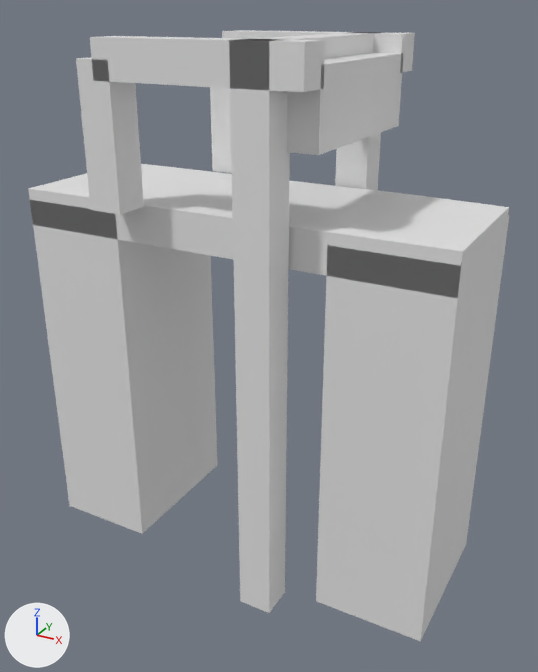
An edit to the glTF model models/groot-ammers/groot-ammers-brug-ca9ec0cb/groot-ammers-brug-ca9ec0cb.glb, drawn before and after from the same camera.
Before and after are seen from a 50 mm lens placed at (9.42, -16.56, 4.79), pointed at (0.36, -0.09, -3.45). The axes (+X, +Y, +Z) are drawn at lower left. The lights are the same throughout. The picture after the commit comes second.

In view in the first picture: 'building:balans', 'building:balans 2', 'building:contragewicht', 'building:hamei', 'building:hamei 2', 'building:hangstang', 'building:hangstang 2', 'building:portaal', 'road:dek', 'road:landhoofd (aangenomen)', 'road:landhoofd (aangenomen) 2', 'road:rijbaan lokale weg'.
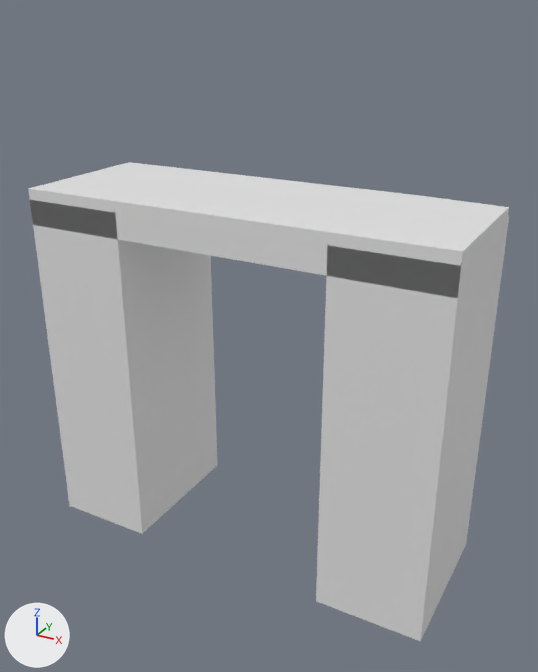
Where the change shows, as pixel boxes (x1, y1, x2, y2) in the pictures (538 x 672 px):
```json
{"object": "building:hamei 2", "change": "deleted", "before": [229, 39, 291, 613]}
{"object": "building:balans 2", "change": "deleted", "before": [90, 36, 325, 92]}
{"object": "building:contragewicht", "change": "deleted", "before": [287, 53, 403, 155]}
{"object": "building:hangstang 2", "change": "deleted", "before": [76, 57, 144, 215]}
{"object": "building:hamei", "change": "deleted", "before": [335, 32, 383, 191]}
{"object": "building:balans", "change": "deleted", "before": [222, 30, 415, 73]}
{"object": "building:hangstang", "change": "deleted", "before": [210, 87, 232, 173]}
{"object": "building:portaal", "change": "deleted", "before": [248, 33, 374, 59]}
```

The change, as JSON lines over the scene's bpy script:
```json
{"op": "remove", "block": "ob_building_hamei", "code": ["ob_building_hamei = bpy.data.objects.new('building:hamei', me_hamei)", "ob_building_hamei.location = (0.0, 0.0, 0.0)"]}
{"op": "remove", "block": "ob_building_hamei_2", "code": ["ob_building_hamei_2 = bpy.data.objects.new('building:hamei 2', me_hamei_2)", "ob_building_hamei_2.location = (0.0, 0.0, 0.0)"]}
{"op": "remove", "block": "ob_building_portaal", "code": ["ob_building_portaal = bpy.data.objects.new('building:portaal', me_portaal)", "ob_building_portaal.location = (0.0, 0.0, 0.0)"]}
{"op": "remove", "block": "ob_building_balans", "code": ["ob_building_balans = bpy.data.objects.new('building:balans', me_balans)", "ob_building_balans.location = (0.0, 0.0, 0.0)"]}
{"op": "remove", "block": "ob_building_hangstang", "code": ["ob_building_hangstang = bpy.data.objects.new('building:hangstang', me_hangstang)", "ob_building_hangstang.location = (0.0, 0.0, 0.0)"]}
{"op": "remove", "block": "ob_building_balans_2", "code": ["ob_building_balans_2 = bpy.data.objects.new('building:balans 2', me_balans_2)", "ob_building_balans_2.location = (0.0, 0.0, 0.0)"]}
{"op": "remove", "block": "ob_building_hangstang_2", "code": ["ob_building_hangstang_2 = bpy.data.objects.new('building:hangstang 2', me_hangstang_2)", "ob_building_hangstang_2.location = (0.0, 0.0, 0.0)"]}
{"op": "remove", "block": "ob_building_contragewicht", "code": ["ob_building_contragewicht = bpy.data.objects.new('building:contragewicht', me_contragewicht)", "ob_building_contragewicht.location = (0.0, 0.0, 0.0)"]}
```
